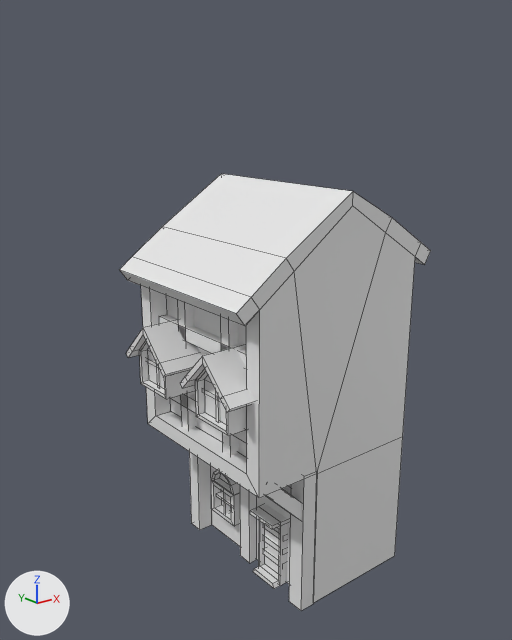
The FBX model PROJ_P/Assets/Models/Johans/Textured/townhouse2_combined.fbx: old version first, new version second.
Both versions are drawn from a camera (50 mm lens) standing at (-0.692, -0.819, 0.598) and looking at (-0.031, 0.007, 0.268). The lights are fixed; the arrows at lower left show +X, +Y and +Z. Mesh edges are drawn as thin lines. Materials are left out; every surface is plain grey. Where no turn or scale is listed for an object, it has been applied to the vertices.
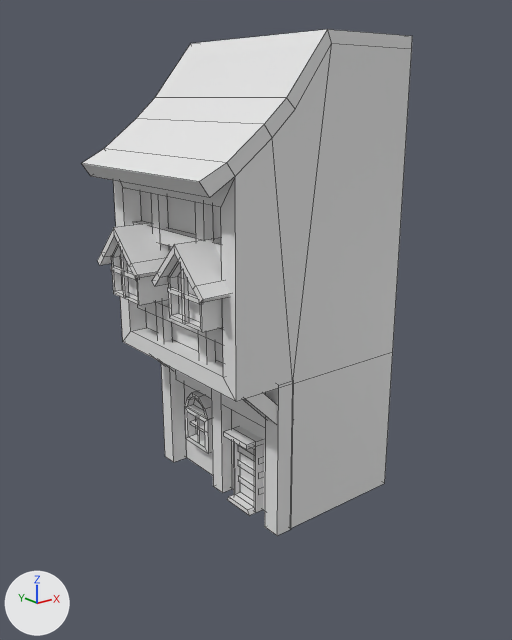
Pixel boxes (x1, y1, x2, y2) of what changed, in the pictures (512 x 640 px; the box of a moved part takes in the faces that stretch with it):
'pCube15', reshaped, moved (6% wider, 16% taller): before (119, 174, 431, 611); after (81, 29, 412, 536)
part 1 of me_mesh, added: after (265, 380, 294, 536)
part 2 of me_mesh, added: after (161, 364, 187, 462)
part 3 of me_mesh, moved or reshaped: before (266, 489, 301, 520); after (244, 393, 276, 424)
part 4 of me_mesh, moved or reshaped: before (126, 320, 201, 399); after (97, 223, 171, 305)
part 5 of me_mesh, moved or reshaped: before (146, 358, 159, 368); after (111, 266, 138, 280)
part 6 of me_mesh, moved or reshaped: before (157, 365, 161, 387); after (121, 250, 129, 298)
part 7 of me_mesh, added: after (195, 202, 216, 363)
part 8 of me_mesh, added: after (151, 194, 173, 342)
part 9 of me_mesh, moved or reshaped: before (211, 470, 240, 526); after (185, 391, 212, 454)
part 10 of me_mesh, added: after (198, 418, 205, 441)
part 11 of me_mesh, added: after (190, 420, 205, 433)
part 12 of me_mesh, moved or reshaped: before (250, 504, 287, 589); after (224, 426, 263, 516)
part 13 of me_mesh, added: after (239, 475, 254, 491)
part 14 of me_mesh, added: after (238, 460, 254, 476)
part 15 of me_mesh, added: after (238, 446, 254, 461)
part 16 of me_mesh, added: after (211, 389, 232, 493)
part 17 of me_mesh, added: after (176, 370, 265, 427)
part 18 of me_mesh, moved or reshaped: before (216, 391, 221, 422); after (181, 267, 189, 323)
part 19 of me_mesh, moved or reshaped: before (203, 388, 222, 403); after (167, 288, 201, 304)
part 20 of me_mesh, moved or reshaped: before (180, 345, 254, 436); after (152, 238, 230, 332)
part 21 of me_mesh, added: after (138, 302, 223, 344)
part 22 of me_mesh, added: after (133, 221, 222, 258)
part 23 of me_mesh, added: after (81, 29, 412, 528)
part 24 of me_mesh, deleted: before (159, 300, 318, 611)

Patch to the scene script:
```diff
--- a/PROJ_P/Assets/Models/Johans/Textured/townhouse2_combined.fbx.py
+++ b/PROJ_P/Assets/Models/Johans/Textured/townhouse2_combined.fbx.py
@@ me_mesh @@
 # used by ob_pcube15; location = (-0.002, 0.0, 0.162)
-me_mesh.from_pydata(...)  # 344 vertices, 306 faces; spans x -0.189..0.189, y -0.151..0.151, z -0.317..0.317
+me_mesh.from_pydata(...)  # 340 vertices, 302 faces; spans x -0.247..0.102, y -0.151..0.151, z 0.0..0.677
+# me_mesh part 1: a new loose piece, a box spanning x -0.129..-0.102, y -0.151..-0.123, z 0.0..0.233
+# me_mesh part 2: a new loose piece, a box spanning x -0.129..-0.102, y 0.123..0.151, z 0.0..0.233
+# me_mesh part 3: the loose piece of 8 vertices spanning x -0.143..-0.049, y -0.147..-0.126, z -0.162..-0.069 is moved by (-0.046, 0.0, 0.317)
+# me_mesh part 4: the loose piece of 37 vertices spanning x -0.189..-0.112, y 0.018..0.136, z 0.002..0.109 is moved by (-0.05, 0.0, 0.317)
+# me_mesh part 5: the loose piece of 8 vertices spanning x -0.167..-0.161, y 0.04..0.114, z 0.038..0.044 is moved by (-0.062, 0.0, 0.317)
+# me_mesh part 6: the loose piece of 8 vertices spanning x -0.167..-0.161, y 0.073..0.079, z 0.005..0.089 is moved by (-0.062, 0.0, 0.317)
+# me_mesh part 7: a new loose piece, a box spanning x -0.184..-0.17, y -0.066..-0.045, z 0.241..0.498
+# me_mesh part 8: a new loose piece, a box spanning x -0.184..-0.17, y 0.045..0.066, z 0.24..0.497
+# me_mesh part 9: the loose piece of 44 vertices spanning x -0.058..-0.03, y 0.031..0.097, z -0.265..-0.173 is moved by (-0.062, 0.0, 0.317)
+# me_mesh part 10: a new loose piece, a box spanning x -0.1148..-0.1009, y 0.0618..0.0664, z 0.0568..0.1066
+# me_mesh part 11: a new loose piece, a box spanning x -0.1148..-0.1009, y 0.0388..0.0887, z 0.0812..0.0857
+# me_mesh part 12: the loose piece of 28 vertices spanning x -0.071..-0.026, y -0.086..-0.031, z -0.317..-0.198 is moved by (-0.062, 0.0, 0.317)
+# me_mesh part 13: a new loose piece, a box spanning x -0.1083..-0.0983, y -0.084..-0.033, z 0.027..0.037
+# me_mesh part 14: a new loose piece, a box spanning x -0.1083..-0.0983, y -0.084..-0.033, z 0.054..0.064
+# me_mesh part 15: a new loose piece, a box spanning x -0.1083..-0.0983, y -0.084..-0.033, z 0.0788..0.0888
+# me_mesh part 16: a new loose piece, a box spanning x -0.121..-0.102, y -0.009..0.017, z 0.0..0.233
+# me_mesh part 17: a new loose piece, a box spanning x -0.117..-0.102, y -0.131..0.125, z 0.151..0.178
+# me_mesh part 18: the loose piece of 8 vertices spanning x -0.167..-0.161, y -0.084..-0.078, z 0.005..0.089 is moved by (-0.062, 0.0, 0.317)
+# me_mesh part 19: the loose piece of 8 vertices spanning x -0.167..-0.161, y -0.117..-0.043, z 0.038..0.044 is moved by (-0.062, 0.0, 0.317)
+# me_mesh part 20: the loose piece of 37 vertices spanning x -0.189..-0.112, y -0.139..-0.021, z 0.002..0.109 is moved by (-0.05, 0.0, 0.317)
+# me_mesh part 21: a new loose piece, a box spanning x -0.183..-0.17, y -0.134..0.123, z 0.288..0.309
+# me_mesh part 22: a new loose piece, a box spanning x -0.183..-0.17, y -0.134..0.123, z 0.4..0.421
+# me_mesh part 23: a new loose piece of 42 vertices spanning x -0.247..0.102, y -0.151..0.15, z 0.0..0.677
+# me_mesh part 24: 13 loose pieces with 104 vertices, spanning x -0.134..-0.036, y -0.151..0.151, z -0.317..0.181, are deleted
+# me_mesh part 25: 46 vertices removed from x -0.185..0.189, y -0.15..0.15, z -0.317..0.317
@@ ob_pcube15 @@
 ob_pcube15 = bpy.data.objects.new('pCube15', me_mesh)
-ob_pcube15.location = (-0.002, 0.0, 0.162)
+ob_pcube15.location = (0.01, 0.0, 0.0)
```
